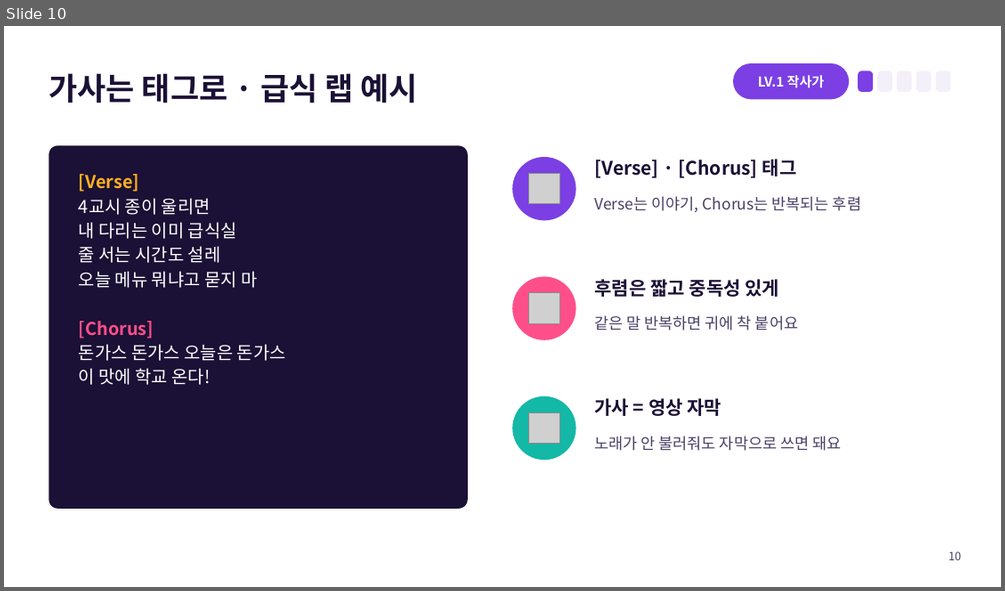
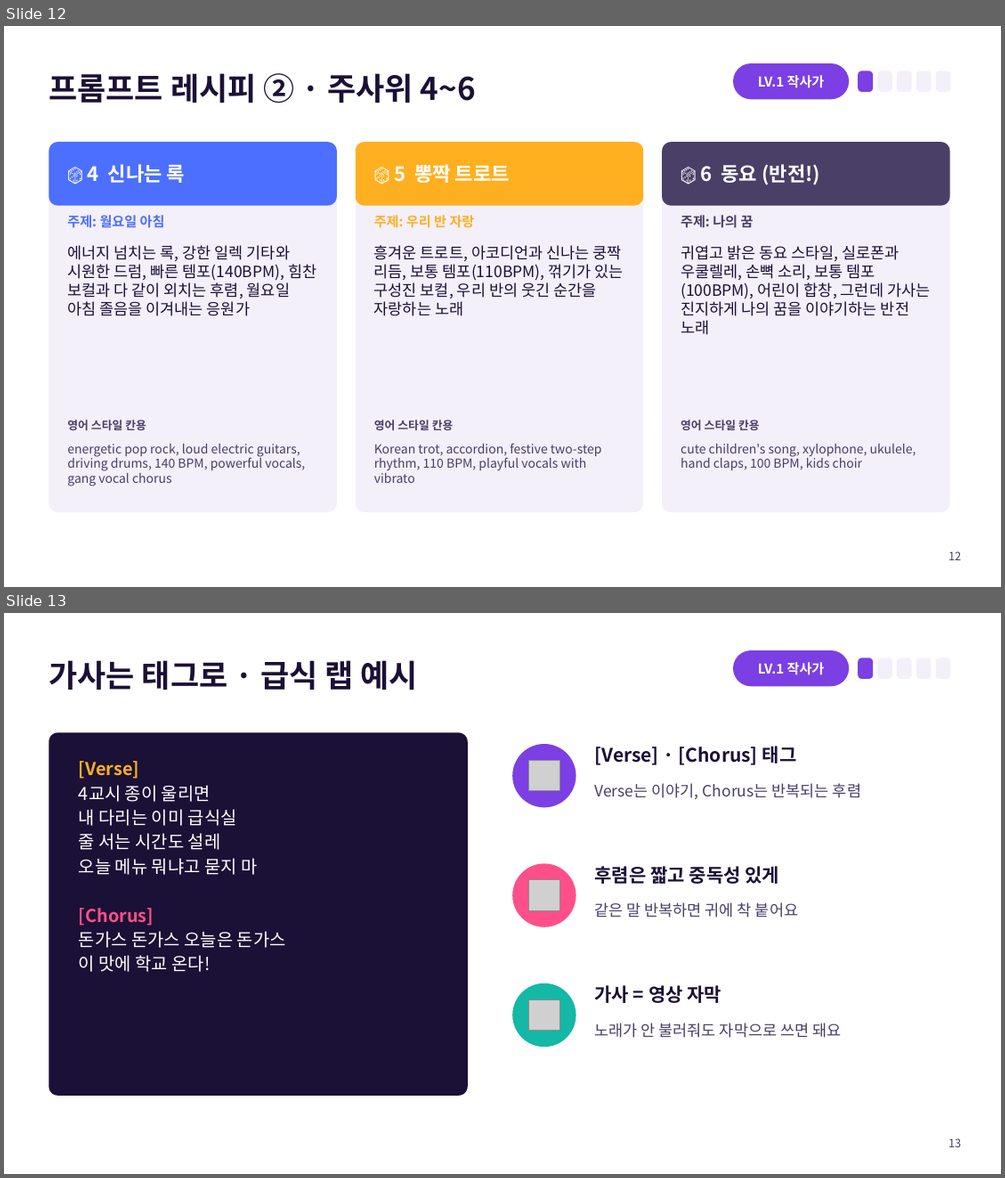
Before and after one commit to jisun294020-ops/school, a slide deck: 평택여고_2026-10-21/PPT_중학생용_AI프로듀서_게임수업.pptx. Shown one above the other, each under a label of ours: slide 10 before the commit, slides 12 and 13 after it. The pictures are 1005x591 and 1005x1178 pixels, drawn with LibreOffice and Linux fonts; fonts in the diff are those of the drawing; grey boxes stand for pictures. Boxes give left, top, right and bottom in pixels: in the first picture for what was removed or moved away, otherwise in the second. Text is boxed around its words. In the diff, an @@ line names an element or a change of style, - is before the commit and + after.

```diff
--- a/평택여고_2026-10-21/PPT_중학생용_AI프로듀서_게임수업.pptx
+++ b/평택여고_2026-10-21/PPT_중학생용_AI프로듀서_게임수업.pptx
@@ slide 12 added at [4, 26, 1001, 587], background #FFFFFF @@
@@ title added at [48, 73, 476, 103], 30 pt, text #1B1035, bold @@
+프롬프트 레시피 ② · 주사위 4~6
@@ rounded rectangle added at [733, 63, 849, 99], fill #7B3FE4 @@
@@ text added at [758, 75, 825, 88], 13 pt, text #FFFFFF, bold @@
+LV.1 작사가
@@ rounded rectangle added at [858, 70, 873, 92], fill #7B3FE4 @@
@@ rounded rectangle added at [877, 70, 892, 92], fill #F3F0FA @@
@@ rounded rectangle added at [897, 70, 912, 92], fill #F3F0FA @@
@@ rounded rectangle added at [916, 70, 931, 92], fill #F3F0FA @@
@@ rounded rectangle added at [936, 70, 951, 92], fill #F3F0FA @@
@@ rounded rectangle added at [48, 142, 337, 512], fill #F3F0FA @@
@@ rounded rectangle added at [48, 142, 337, 206], fill #4C6FFF @@
@@ rounded rectangle added at [356, 142, 643, 512], fill #F3F0FA @@
@@ rounded rectangle added at [356, 142, 643, 206], fill #FFB020 @@
@@ rounded rectangle added at [662, 142, 950, 512], fill #F3F0FA @@
@@ rounded rectangle added at [662, 142, 950, 206], fill #4A3F66 @@
@@ text added at [88, 164, 185, 183], 19 pt, text #FFFFFF, bold @@
+🎲 4 신나는 록
@@ text added at [394, 164, 510, 183], 19 pt, text #FFFFFF, bold @@
+🎲 5 뽕짝 트로트
@@ text added at [701, 164, 820, 185], 19 pt, text #FFFFFF, bold @@
+🎲 6 동요 (반전!)
@@ text added at [67, 215, 165, 228], 13 pt, text #4C6FFF, bold @@
+주제: 월요일 아침
@@ text added at [374, 215, 475, 228], 13 pt, text #FFB020, bold @@
+주제: 우리 반 자랑
@@ text added at [680, 215, 753, 228], 13 pt, text #4A3F66, bold @@
+주제: 나의 꿈
@@ text added at [67, 245, 316, 316], 15 pt, text #1B1035 @@
+에너지 넘치는 록, 강한 일렉 기타와 시원한 드럼, 빠른 템포(140BPM), 힘찬 보컬과 다 같이 외치는 후렴, 월요일 아침 졸음을 이겨내는 응원가
@@ text added at [374, 245, 623, 316], 15 pt, text #1B1035 @@
+흥겨운 트로트, 아코디언과 신나는 쿵짝 리듬, 보통 템포(110BPM), 꺾기가 있는 구성진 보컬, 우리 반의 웃긴 순간을 자랑하는 노래
@@ text added at [680, 245, 930, 335], 15 pt, text #1B1035 @@
+귀엽고 밝은 동요 스타일, 실로폰과 우쿨렐레, 손뼉 소리, 보통 템포(100BPM), 어린이 합창, 그런데 가사는 진지하게 나의 꿈을 이야기하는 반전 노래
@@ text added at [67, 419, 146, 430], 11 pt, text #4A3F66, bold @@
+영어 스타일 칸용
@@ text added at [374, 419, 453, 430], 11 pt, text #4A3F66, bold @@
+영어 스타일 칸용
@@ text added at [680, 419, 760, 430], 11 pt, text #4A3F66, bold @@
+영어 스타일 칸용
@@ text added at [67, 443, 305, 486], 12 pt, text #4A3F66 @@
+energetic pop rock, loud electric guitars, driving drums, 140 BPM, powerful vocals, gang vocal chorus
@@ text added at [374, 443, 602, 483], 12 pt, text #4A3F66 @@
+Korean trot, accordion, festive two-step rhythm, 110 BPM, playful vocals with vibrato
@@ text added at [680, 443, 916, 470], 12 pt, text #4A3F66 @@
+cute children's song, xylophone, ukulele, hand claps, 100 BPM, kids choir
@@ page number added at [948, 551, 961, 560], 11 pt, text #4A3F66 @@
+12
@@ what was slide 10 is now slide 13 @@
@@ page number at [948, 1138, 961, 1147]: text changed @@
-10
+13
```
Also in this commit, not shown: 2 slides changed, 4 other slides added, 2 other files.
